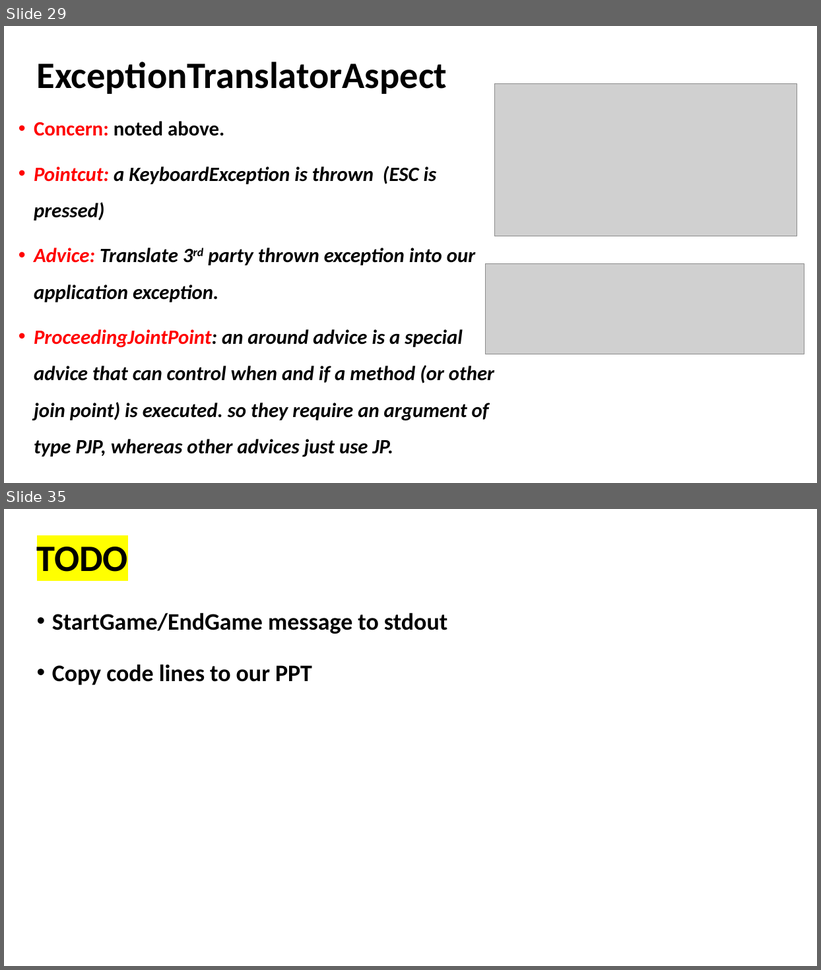
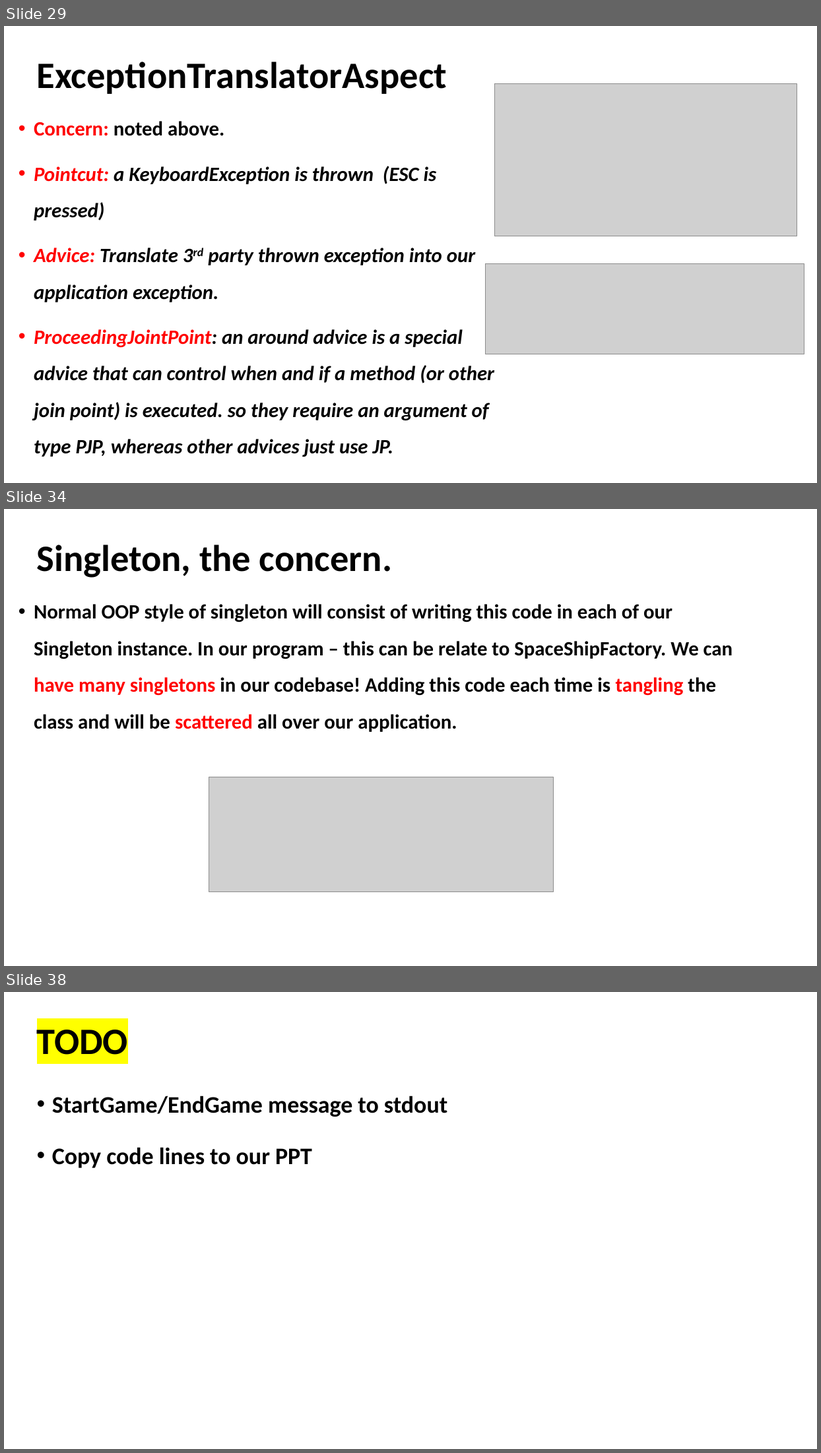
Before and after one commit to akotek/AOP, a slide deck: src/Final Project Presentation.pptx. Shown one above the other, each under a label of ours: slides 29 and 35 before the commit, slides 29, 34 and 38 after it; the slides between them are not shown. The pictures are 821x970 and 821x1453 pixels, drawn with LibreOffice and Linux fonts; fonts in the diff are those of the drawing; grey boxes stand for pictures. Boxes give left, top, right and bottom in pixels: in the first picture for what was removed or moved away, otherwise in the second. Text is boxed around its words. In the diff, an @@ line names an element or a change of style, - is before the commit and + after.

Commit message:
DesignPatternsAspect impl part1 - singleton + tests, Logging config change

```diff
--- a/src/Final Project Presentation.pptx
+++ b/src/Final Project Presentation.pptx
@@ slide 34 added at (4, 509, 817, 966), background #FFFFFF @@
@@ title added at (37, 545, 392, 578), 44 pt, text #000000, bold @@
+Singleton, the concern.
@@ text added at (34, 604, 733, 732), 24 pt, text #000000, bold @@
+• Normal OOP style of singleton will consist of writing this code in each of our Singleton instance. In our program – this can be relate to SpaceShipFactory. We can have many singletons in our codebase! Adding this code each time is tangling the class and will be scattered all over our application.
@@ picture added at (209, 777, 554, 892) @@
@@ what was slide 35 is now slide 38 @@
```
Also in this commit, not shown: 5 slides changed, 3 other slides added, 1 slide removed, 6 other files.
